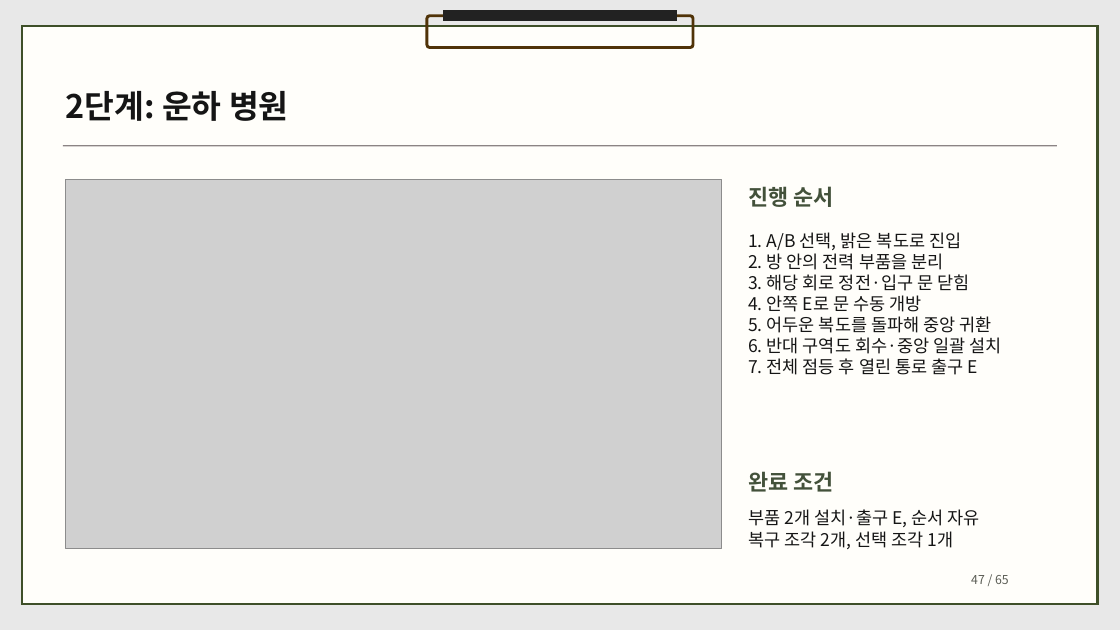
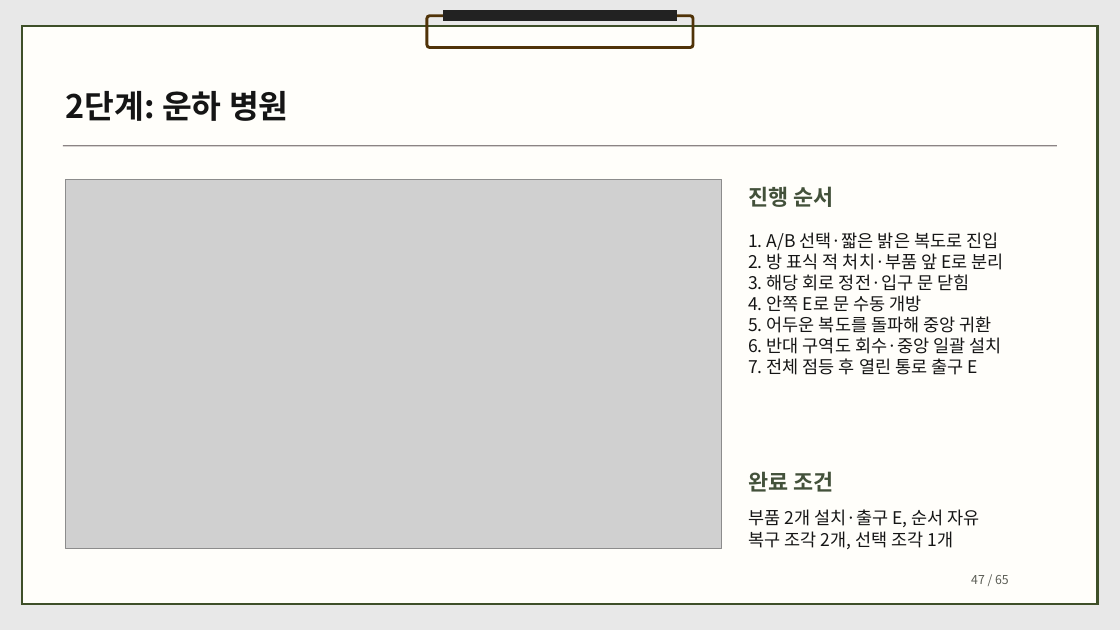
Before and after one commit to dbguswh/2Dgame_project, a slide deck: slide 47 of 2D게임프로그래밍 기획서.pptx. Drawn at 1120x630 pixels with LibreOffice and Linux fonts; fonts in the diff are those of the drawing; grey boxes stand for pictures. Boxes give left, top, right and bottom in pixels: in the first picture for what was removed or moved away, otherwise in the second. Text is boxed around its words. In the diff, an @@ line names an element or a change of style, - is before the commit and + after.

Commit message:
병원 동선을 3화면으로 압축하고 부품 교전과 분리 절차를 기획

```diff
--- a/2D게임프로그래밍 기획서.pptx
+++ b/2D게임프로그래밍 기획서.pptx
@@ text at (748, 232, 1004, 270): text changed @@
-1. A/B 선택, 밝은 복도로 진입
-2. 방 안의 전력 부품을 분리
+1. A/B 선택·짧은 밝은 복도로 진입
+2. 방 표식 적 처치·부품 앞 E로 분리
```
Also in this commit, not shown: 4 other slides changed, 1 other file.
